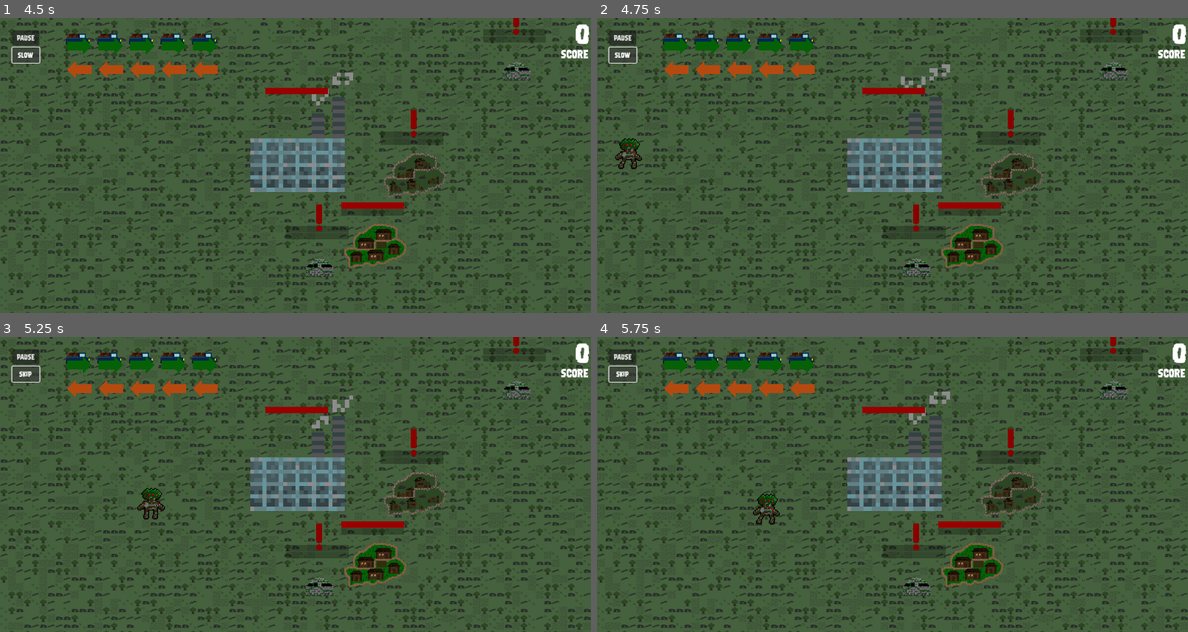
Above: before the commit, frames 1-4 (two rows, left to right).
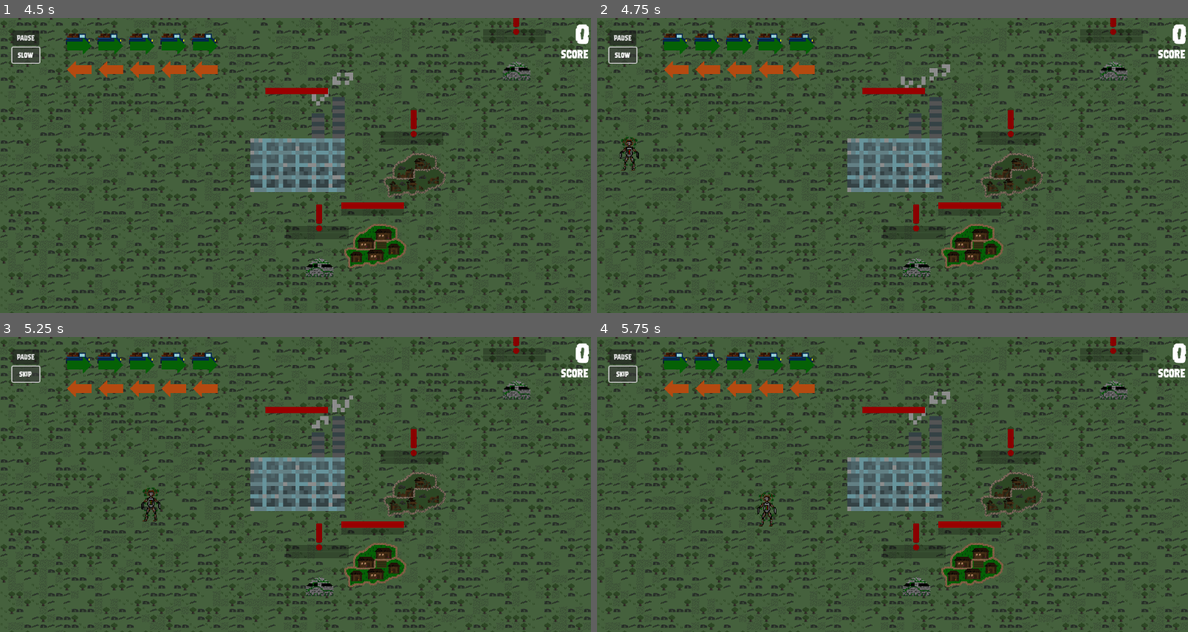
Above: after the commit, the same moments.

Repository: lewis785/ludum-dare-53
Game: Godot game, scene res://scenes/main.tscn
Same seed, same stepped clock (60 frames per second), same inputs: the game is played once before the commit and once after it.
Inputs:
- Up to frame 1 (4.5 s): click "start" at 0.5 s; click "skip" at 1.25 s; click "slow" at 2 s; click "skip" at 2.75 s; click "slow" at 3.5 s; click "skip" at 4.25 s
- Up to frame 2 (4.75 s): no input
- Up to frame 3 (5.25 s): click "slow" at 5 s
- Up to frame 4 (5.75 s): no input

Frame 1 is identical in both runs. In frame 2, 0.3% of the frame differs, in the area x 3-8%, y 40-52%; in frame 3, 0.3%; in frame 4, 0.3%.

Commit message:
add new enemy sprites and set spawn scale factor in game in attempt to fix export bug

Diff:
--- a/scenes/enemy/enemy.tscn
+++ b/scenes/enemy/enemy.tscn
@@ -1,12 +1,103 @@
-[gd_scene load_steps=30 format=3 uid="uid://bn1ar05oul7hp"]
+[gd_scene load_steps=55 format=3 uid="uid://bn1ar05oul7hp"]
 
 [ext_resource type="Script" path="res://scenes/enemy/enemy.gd" id="1_gyipw"]
 [ext_resource type="Texture2D" uid="uid://b20wpihdnw2fi" path="res://assets/enemy/Enemy5-Attack1.png" id="2_fcb7n"]
 [ext_resource type="PackedScene" uid="uid://cs533if32c81i" path="res://scenes/combat/entity.tscn" id="2_tti21"]
+[ext_resource type="Texture2D" uid="uid://c8akbxv4v0dlx" path="res://assets/enemy/Enemy6-Attack1.png" id="3_hd7ft"]
 [ext_resource type="Texture2D" uid="uid://chfckc0vobg7k" path="res://assets/enemy/Enemy5-Attack2.png" id="3_p58el"]
 [ext_resource type="Texture2D" uid="uid://chmvbs2es1ur8" path="res://assets/enemy/Enemy5-Walk1.png" id="4_75nwu"]
+[ext_resource type="Texture2D" uid="uid://bucdnroj2gdeh" path="res://assets/enemy/Enemy6-Attack2.png" id="4_uay01"]
+[ext_resource type="Texture2D" uid="uid://dsv6cwm4y31c1" path="res://assets/enemy/Enemy6-Walking.png" id="5_ora3d"]
 
 [sub_resource type="CapsuleShape2D" id="CapsuleShape2D_38u1j"]
+
+[sub_resource type="AtlasTexture" id="AtlasTexture_uwhh4"]
+atlas = ExtResource("3_hd7ft")
+region = Rect2(0, 0, 128, 128)
+
+[sub_resource type="AtlasTexture" id="AtlasTexture_l3i0o"]
+atlas = ExtResource("3_hd7ft")
+region = Rect2(128, 0, 128, 128)
+
+[sub_resource type="AtlasTexture" id="AtlasTexture_87112"]
+atlas = ExtResource("3_hd7ft")
+region = Rect2(256, 0, 128, 128)
+
+[sub_resource type="AtlasTexture" id="AtlasTexture_c4kl3"]
+atlas = ExtResource("3_hd7ft")
+region = Rect2(384, 0, 128, 128)
+
+[sub_resource type="AtlasTexture" id="AtlasTexture_0x6jr"]
+atlas = ExtResource("3_hd7ft")
+region = Rect2(512, 0, 128, 128)
+
+[sub_resource type="AtlasTexture" id="AtlasTexture_wassj"]
+atlas = ExtResource("3_hd7ft")
+region = Rect2(640, 0, 128, 128)
+
+[sub_resource type="AtlasTexture" id="AtlasTexture_0d8at"]
+atlas = ExtResource("3_hd7ft")
+region = Rect2(768, 0, 128, 128)
+
+[sub_resource type="AtlasTexture" id="AtlasTexture_5by76"]
+atlas = ExtResource("3_hd7ft")
+region = Rect2(896, 0, 128, 128)
+
+[sub_resource type="AtlasTexture" id="AtlasTexture_m7vfr"]
+atlas = ExtResource("4_uay01")
+region = Rect2(0, 0, 160, 128)
+
+[sub_resource type="AtlasTexture" id="AtlasTexture_frkde"]
+atlas = ExtResource("4_uay01")
+region = Rect2(160, 0, 160, 128)
+
+[sub_resource type="AtlasTexture" id="AtlasTexture_vhrdh"]
+atlas = ExtResource("4_uay01")
+region = Rect2(320, 0, 160, 128)
+
+[sub_resource type="AtlasTexture" id="AtlasTexture_qc0us"]
+atlas = ExtResource("4_uay01")
+region = Rect2(480, 0, 160, 128)
+
+[sub_resource type="AtlasTexture" id="AtlasTexture_hpa4m"]
+atlas = ExtResource("4_uay01")
+region = Rect2(640, 0, 160, 128)
+
+[sub_resource type="AtlasTexture" id="AtlasTexture_bcxol"]
+atlas = ExtResource("4_uay01")
+region = Rect2(800, 0, 160, 128)
+
+[sub_resource type="AtlasTexture" id="AtlasTexture_8k2bt"]
+atlas = ExtResource("4_uay01")
+region = Rect2(960, 0, 160, 128)
+
+[sub_resource type="AtlasTexture" id="AtlasTexture_0nwsp"]
+atlas = ExtResource("4_uay01")
+region = Rect2(1120, 0, 160, 128)
+
+[sub_resource type="AtlasTexture" id="AtlasTexture_hynil"]
+atlas = ExtResource("5_ora3d")
+region = Rect2(0, 0, 128, 128)
+
+[sub_resource type="AtlasTexture" id="AtlasTexture_lu624"]
+atlas = ExtResource("5_ora3d")
+region = Rect2(128, 0, 128, 128)
+
+[sub_resource type="AtlasTexture" id="AtlasTexture_28t1j"]
+atlas = ExtResource("5_ora3d")
+region = Rect2(256, 0, 128, 128)
+
+[sub_resource type="AtlasTexture" id="AtlasTexture_k3vnk"]
+atlas = ExtResource("5_ora3d")
+region = Rect2(384, 0, 128, 128)
+
+[sub_resource type="AtlasTexture" id="AtlasTexture_nu4r4"]
+atlas = ExtResource("5_ora3d")
+region = Rect2(512, 0, 128, 128)
+
+[sub_resource type="AtlasTexture" id="AtlasTexture_ha4di"]
+atlas = ExtResource("5_ora3d")
+region = Rect2(640, 0, 128, 128)
 
 [sub_resource type="AtlasTexture" id="AtlasTexture_fv7pk"]
 atlas = ExtResource("2_fcb7n")
@@ -100,6 +191,87 @@
 animations = [{
 "frames": [{
 "duration": 1.0,
+"texture": SubResource("AtlasTexture_uwhh4")
+}, {
+"duration": 1.0,
+"texture": SubResource("AtlasTexture_l3i0o")
+}, {
+"duration": 1.0,
+"texture": SubResource("AtlasTexture_87112")
+}, {
+"duration": 1.0,
+"texture": SubResource("AtlasTexture_c4kl3")
+}, {
+"duration": 1.0,
+"texture": SubResource("AtlasTexture_0x6jr")
+}, {
+"duration": 1.0,
+"texture": SubResource("AtlasTexture_wassj")
+}, {
+"duration": 1.0,
+"texture": SubResource("AtlasTexture_0d8at")
+}, {
+"duration": 1.0,
+"texture": SubResource("AtlasTexture_5by76")
+}],
+"loop": true,
+"name": &"attack1",
+"speed": 10.0
+}, {
+"frames": [{
+"duration": 1.0,
+"texture": SubResource("AtlasTexture_m7vfr")
+}, {
+"duration": 1.0,
+"texture": SubResource("AtlasTexture_frkde")
+}, {
+"duration": 1.0,
+"texture": SubResource("AtlasTexture_vhrdh")
+}, {
+"duration": 1.0,
+"texture": SubResource("AtlasTexture_qc0us")
+}, {
+"duration": 1.0,
+"texture": SubResource("AtlasTexture_hpa4m")
+}, {
+"duration": 1.0,
+"texture": SubResource("AtlasTexture_bcxol")
+}, {
+"duration": 1.0,
+"texture": SubResource("AtlasTexture_8k2bt")
+}, {
+"duration": 1.0,
+"texture": SubResource("AtlasTexture_0nwsp")
+}],
+"loop": true,
+"name": &"attack2",
+"speed": 10.0
+}, {
+"frames": [{
+"duration": 1.0,
+"texture": SubResource("AtlasTexture_hynil")
+}, {
+"duration": 1.0,
+"texture": SubResource("AtlasTexture_lu624")
+}, {
+"duration": 1.0,
+"texture": SubResource("AtlasTexture_28t1j")
+}, {
+"duration": 1.0,
+"texture": SubResource("AtlasTexture_k3vnk")
+}, {
+"duration": 1.0,
+"texture": SubResource("AtlasTexture_nu4r4")
+}, {
+"duration": 1.0,
+"texture": SubResource("AtlasTexture_ha4di")
+}],
+"loop": true,
+"name": &"walk",
+"speed": 10.0
+}, {
+"frames": [{
+"duration": 1.0,
 "texture": SubResource("AtlasTexture_fv7pk")
 }, {
 "duration": 1.0,
@@ -124,7 +296,7 @@
 "texture": SubResource("AtlasTexture_a0eok")
 }],
 "loop": true,
-"name": &"attack1",
+"name": &"zold_attack1",
 "speed": 5.0
 }, {
 "frames": [{
@@ -153,7 +325,7 @@
 "texture": SubResource("AtlasTexture_x8jbh")
 }],
 "loop": true,
-"name": &"attack2",
+"name": &"zold_attack2",
 "speed": 5.0
 }, {
 "frames": [{
@@ -176,7 +348,7 @@
 "texture": SubResource("AtlasTexture_rtx3c")
 }],
 "loop": true,
-"name": &"walk",
+"name": &"zold_walk",
 "speed": 5.0
 }]
 
@@ -186,7 +358,6 @@
 gravity_scale = 0.0
 can_sleep = false
 script = ExtResource("1_gyipw")
-metadata/_edit_group_ = true
 
 [node name="entity" parent="." instance=ExtResource("2_tti21")]
 friendly = false
@@ -205,11 +376,12 @@
 [node name="AnimatedSprite2D" type="AnimatedSprite2D" parent="Area2D"]
 z_index = 1
 texture_filter = 1
-scale = Vector2(2, 2)
+scale = Vector2(0.6, 0.6)
 sprite_frames = SubResource("SpriteFrames_jw21e")
-animation = &"attack1"
+animation = &"walk"
 
 [node name="CollisionShape2D" type="CollisionShape2D" parent="."]
+visible = false
 z_index = 1
 scale = Vector2(2, 2)
 shape = SubResource("CapsuleShape2D_38u1j")
--- /dev/null
+++ b/scenes/game/game.gd
@@ -0,0 +1,11 @@
+extends Node2D
+
+
+# Called when the node enters the scene tree for the first time.
+func _ready() -> void:
+	$spawn.scale_factor = 16
+
+
+# Called every frame. 'delta' is the elapsed time since the previous frame.
+func _process(delta: float) -> void:
+	pass
--- a/scenes/game/game.tscn
+++ b/scenes/game/game.tscn
@@ -1,10 +1,12 @@
-[gd_scene load_steps=4 format=3 uid="uid://cv73migkgn2y"]
+[gd_scene load_steps=5 format=3 uid="uid://cv73migkgn2y"]
 
 [ext_resource type="PackedScene" uid="uid://dtidvayd0rwdd" path="res://scenes/map/map.tscn" id="1_61p7q"]
+[ext_resource type="Script" path="res://scenes/game/game.gd" id="1_tk0tb"]
 [ext_resource type="PackedScene" uid="uid://cef7nfykxy18e" path="res://scenes/enemy/spawn.tscn" id="2_uua7f"]
 [ext_resource type="PackedScene" uid="uid://rebr3pbduye8" path="res://scenes/audio/audio.tscn" id="3_w8h46"]
 
 [node name="game" type="Node2D" groups=["game"]]
+script = ExtResource("1_tk0tb")
 
 [node name="map" parent="." instance=ExtResource("1_61p7q")]
 unique_name_in_owner = true
Binary file added: assets/PlayPause.png
Not shown, added: assets/PlayPause.png.import
Binary file added: assets/enemy/Enemy6-Attack1.png
Not shown, added: assets/enemy/Enemy6-Attack1.png.import
Binary file added: assets/enemy/Enemy6-Attack2.png
Not shown, added: assets/enemy/Enemy6-Attack2.png.import
Binary file added: assets/enemy/Enemy6-Walking.png
Not shown, added: assets/enemy/Enemy6-Walking.png.import
